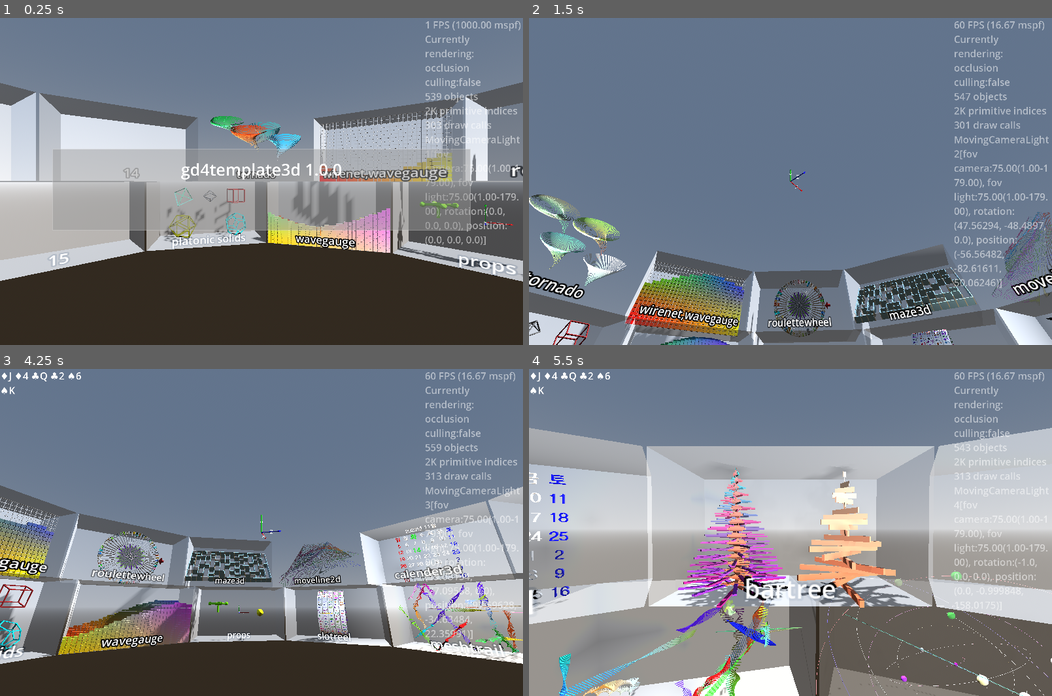
Above: before the commit, frames 1-4 (two rows, left to right).
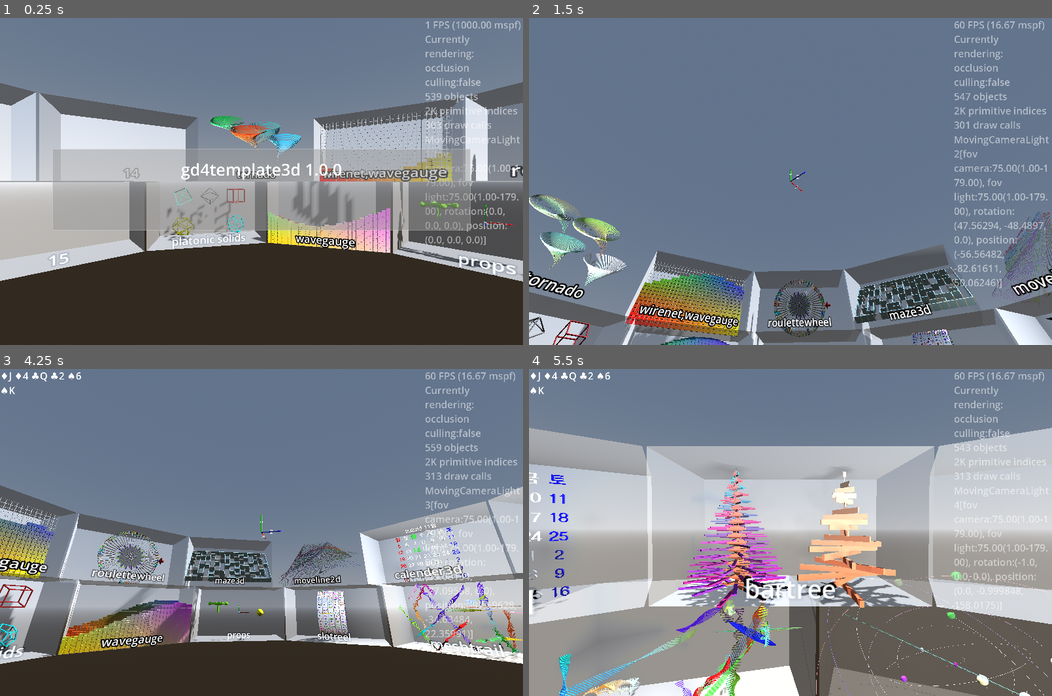
Above: after the commit, the same moments.

Repository: kasworld/gd4template3d
Game: Godot game, scene res://main.tscn
The game is run twice, just before and just after one commit, with the same random seed, the same clock (stepped at 60 frames per second) and the same inputs.
Inputs (mouse positions are in pixels of both pictures, inside the frame that each line leads up to):
- Up to frame 1 (0.25 s): no input
- Up to frame 2 (1.5 s): tap Enter at 0.5 s; move the mouse to (905, 165) at 0.52 s; hold Right 0.53-1.28 s; tap Q at 0.6 s; click (905, 165) at 0.67 s; move the mouse to (685, 197) at 1.27 s; hold Down from 1.28 s (still down); tap E at 1.35 s
- Up to frame 3 (4.25 s): move the mouse to (313, 460) at 2.02 s; release Down at 2.03 s; hold Right 2.03-2.78 s; tap Enter at 2.1 s; move the mouse to (235, 597) at 2.77 s; hold Up 2.78-3.53 s; tap Q at 2.85 s; click (235, 597) at 2.92 s; move the mouse to (418, 581) at 3.52 s; hold Left from 3.53 s (still down); tap E at 3.6 s
- Up to frame 4 (5.5 s): move the mouse to (633, 483) at 4.27 s; tap Enter at 4.35 s; move the mouse to (816, 532) at 5.02 s; release Left at 5.03 s; hold Down from 5.03 s (still down); tap Q at 5.1 s; click (816, 532) at 5.17 s

The runs differ from the first frame. In frame 1, 0.4% of the frame differs, in the area x 31-48%, y 52-69%; in frame 2, 0.1%; in frame 3, 0.2%; in frame 4, nothing differs.

Commit message:
line var to point var, adjust size

Diff:
--- a/multi_mesh_shape/multi_mesh_shape.gd
+++ b/multi_mesh_shape/multi_mesh_shape.gd
@@ -98,29 +98,23 @@
 		multimesh.set_instance_transform(i,t)
 	return self
 
-const TetrahedronLines := [
-	[Vector3(10,10,10), Vector3(10,-10,-10)],
-	[Vector3(10,10,10), Vector3(-10,10,-10)],
-	[Vector3(10,10,10), Vector3(-10,-10,10)],
-	[Vector3(10,-10,-10), Vector3(-10,10,-10)],
-	[Vector3(-10,10,-10), Vector3(-10,-10,10)],
-	[Vector3(-10,-10,10), Vector3(10,-10,-10)],
+const TetrahedronPoints := [
+	Vector3(1,1,1),
+	Vector3(1,-1,-1),
+	Vector3(-1,1,-1),
+	Vector3(-1,-1,1),
 ]
-
-const OctahedronLines := [
-	[Vector3(10,0,0), Vector3(0,10,0)],
-	[Vector3(10,0,0), Vector3(0,0,10)],
-	[Vector3(10,0,0), Vector3(0,-10,0)],
-	[Vector3(10,0,0), Vector3(0,0,-10)],
-	[Vector3(-10,0,0), Vector3(0,10,0)],
-	[Vector3(-10,0,0), Vector3(0,0,10)],
-	[Vector3(-10,0,0), Vector3(0,-10,0)],
-	[Vector3(-10,0,0), Vector3(0,0,-10)],
-	[Vector3(0,10,0), Vector3(0,0,10)],
-	[Vector3(0,0,10), Vector3(0,-10,0)],
-	[Vector3(0,-10,0), Vector3(0,0,-10)],
-	[Vector3(0,0,-10), Vector3(0,10,0)],
+static var TetrahedronLines := PointListToLineList(TetrahedronPoints,3,10)
+
+const OctahedronPoints := [
+	Vector3(1,0,0),
+	Vector3(0,1,0),
+	Vector3(0,0,1),
+	Vector3(-1,0,0),
+	Vector3(0,-1,0),
+	Vector3(0,0,-1),
 ]
+static var OctahedronLines := PointListToLineList(OctahedronPoints,4,14)
 
 static var golden_ratio := (1+sqrt(5))/2
 static var IcosahedronPoints :Array= [
@@ -137,8 +131,7 @@
 	Vector3(-golden_ratio,0,1),
 	Vector3(-golden_ratio,0,-1),
 ]
-
-static var IcosahedronLines := PointListToLineList(IcosahedronPoints,5,10)
+static var IcosahedronLines := PointListToLineList(IcosahedronPoints,5,8)
 
 static var DodecahedronPoints := [
 	Vector3(1,1,1),
@@ -162,8 +155,7 @@
 	Vector3(-golden_ratio, 0, 1/golden_ratio),
 	Vector3(-golden_ratio, 0, -1/golden_ratio),
 ]
-
-static var DodecahedronLines := PointListToLineList(DodecahedronPoints,3,10)
+static var DodecahedronLines := PointListToLineList(DodecahedronPoints,3,8)
 
 static func PointListToLineList(point_list:Array, cut_count :int, m :float =1) -> Array:
 	var muliplied_point_list := []
